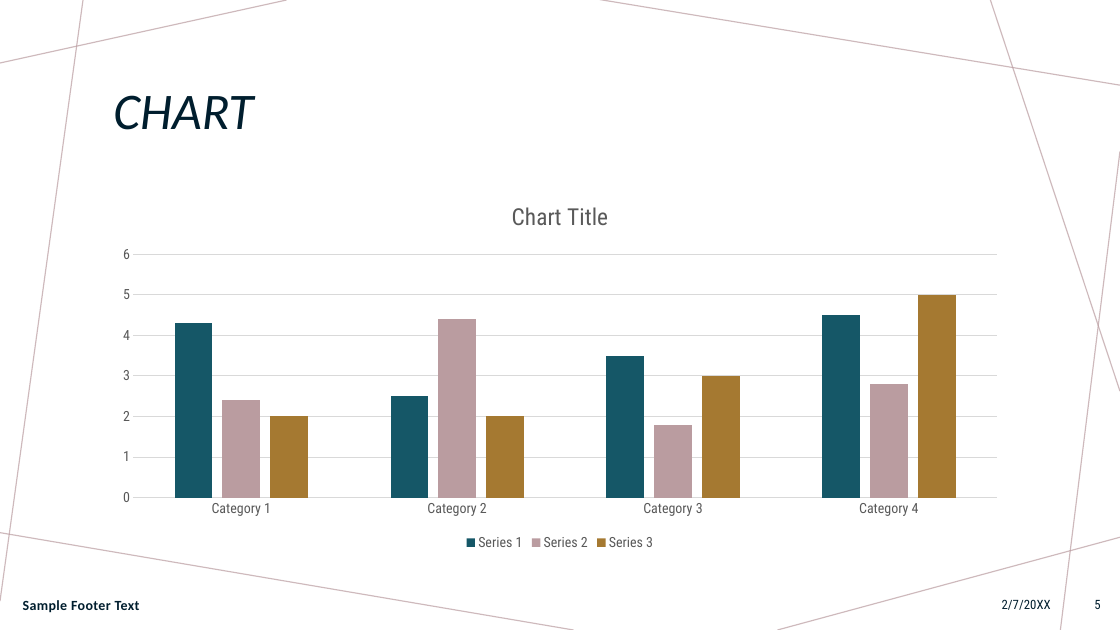
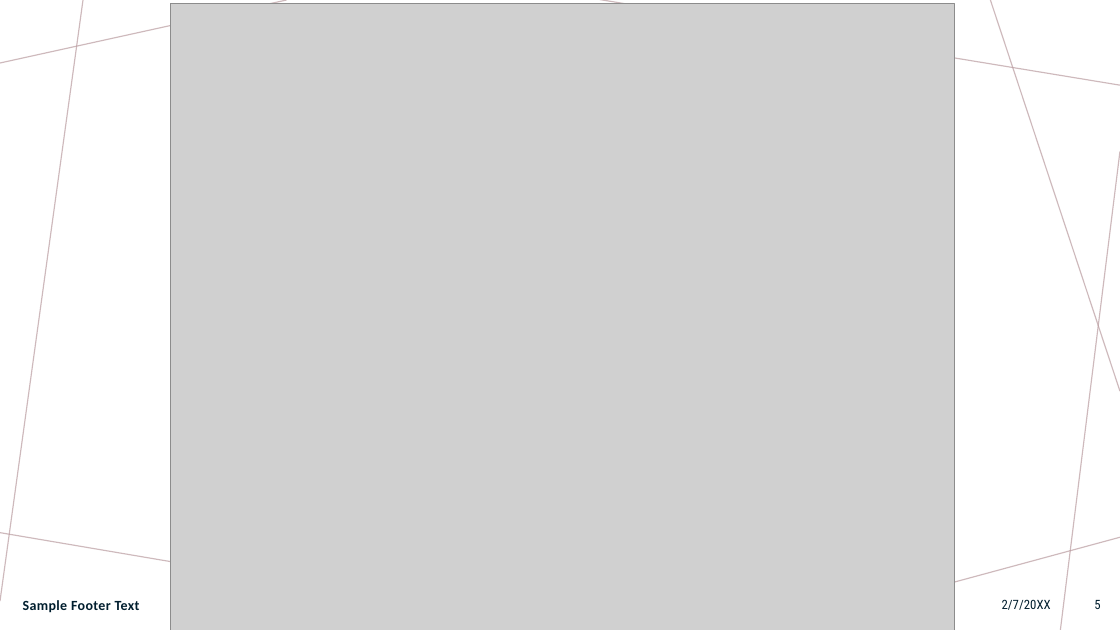
Before and after one commit to Edimayo5/Project3_group1, a slide deck: slide 5 of COVID VACCINATION and EDUCATION IN THE UNITED STATES-.pptx. Drawn at 1120x630 pixels with LibreOffice and Linux fonts; fonts in the diff are those of the drawing; grey boxes stand for pictures. Boxes give left, top, right and bottom in pixels: in the first picture for what was removed or moved away, otherwise in the second. Text is boxed around its words. In the diff, an @@ line names an element or a change of style, - is before the commit and + after.

```diff
--- a/COVID VACCINATION and EDUCATION IN THE UNITED STATES-.pptx
+++ b/COVID VACCINATION and EDUCATION IN THE UNITED STATES-.pptx
@@ picture added at (171,4,954,630) @@
@@ title removed at (113,95,253,130) @@
-CHART
@@ column chart removed at (105,185,1015,555) @@
-title "Chart Title "
-categories: Category 1, Category 2, Category 3, Category 4
-Series 1: 4.3, 2.5, 3.5, 4.5
-Series 2: 2.4, 4.4, 1.8, 2.8
-Series 3: 2, 2, 3, 5
```
Also in this commit, not shown: 4 other slides changed, 1 slide removed.
